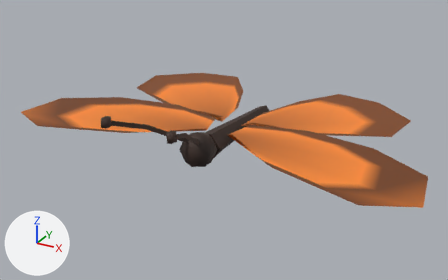
One commit to the glTF model public/models/butterfly.glb: the scene before it, then after it.
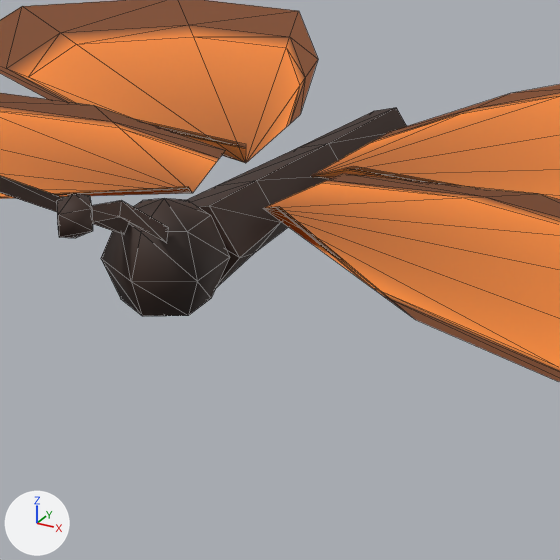
Old and new are each drawn whole from a 50 mm camera at (0.0404, -0.0747, 0.0421) aimed at (0.0002, -0.0016, 0.0056) and again close up on the part from 33% to 70% of the width and 26% to 85% of the height. The axes (+X, +Y, +Z) are drawn at lower left. The lights are the same throughout. The first two pictures are the older version. The close-ups show mesh edges as thin lines. Vertices at exactly the same position are counted once.

Before the edit, the objects in view are built like this:
```python
me_butterfly_body = bpy.data.meshes.new('butterfly_body')
me_butterfly_body.from_pydata(...)  # 178 vertices, 268 faces; spans x -0.0307..0.0307, y -0.0228..0.0215, z 0.0042..0.0154
# faces by material slot: [128, 140]
me_butterfly_body.materials.append(mat_butterfly_body)
me_butterfly_body.materials.append(mat_butterfly_wing)
ob_butterfly_body = bpy.data.objects.new('butterfly_body', me_butterfly_body)
ob_butterfly_body.location = (0.0, 0.0, 0.0)
```
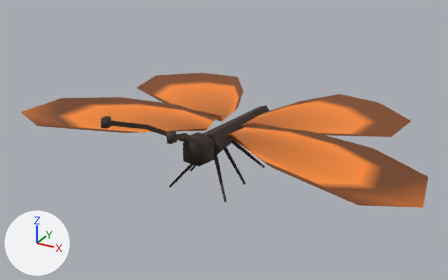
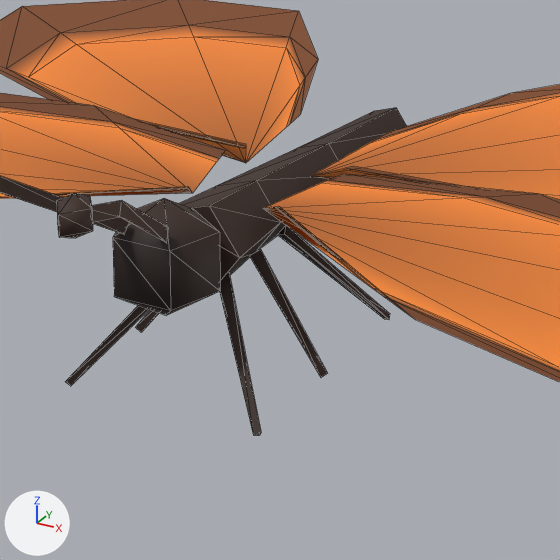
Location of each change, (x1, y1, x2, y2) in pixels of the close-ups (560 x 560 px):
'butterfly_body', reshaped: before (0, 0, 560, 382); after (0, 0, 560, 435)
part 1 of me_butterfly_body, reshaped: before (101, 198, 230, 316); after (65, 198, 390, 435)

Diff of the bpy script that builds the scene:
```diff
--- a/public/models/butterfly.glb.py
+++ b/public/models/butterfly.glb.py
@@ me_butterfly_body @@
 # used by ob_butterfly_body; location = (0.0, 0.0, 0.0)
-me_butterfly_body.from_pydata(...)  # 178 vertices, 268 faces; spans x -0.0307..0.0307, y -0.0228..0.0215, z 0.0042..0.0154
+me_butterfly_body.from_pydata(...)  # 206 vertices, 288 faces; spans x -0.0307..0.0307, y -0.0228..0.0215, z 0.0001..0.0154
+# me_butterfly_body part 1
+# 18 vertices are removed from x -0.0023..0.0023, y -0.0112..-0.006, z 0.005..0.0086
+# 36 faces are deleted
+# 41 vertices are added at x -0.0048..0.0048, y -0.0104..0.0032, z 0.0001..0.0055
+# 5 new vertices lie (0.0, 0.0, 0.0026) away from vertices in x -0.0021..0.0021, y -0.0104..-0.0063, z 0.0055
+# 56 new faces join them, mat_butterfly_body
 me_butterfly_body.materials.append(mat_butterfly_body)
```
